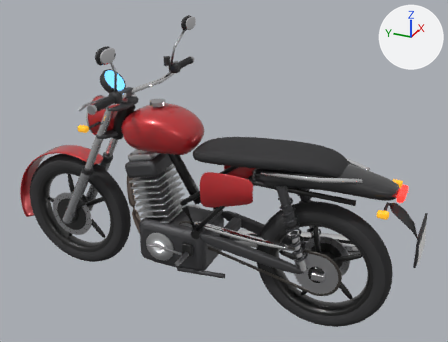
One commit to the glTF model assets/models/opt/cg160.glb: the scene before it, then after it.
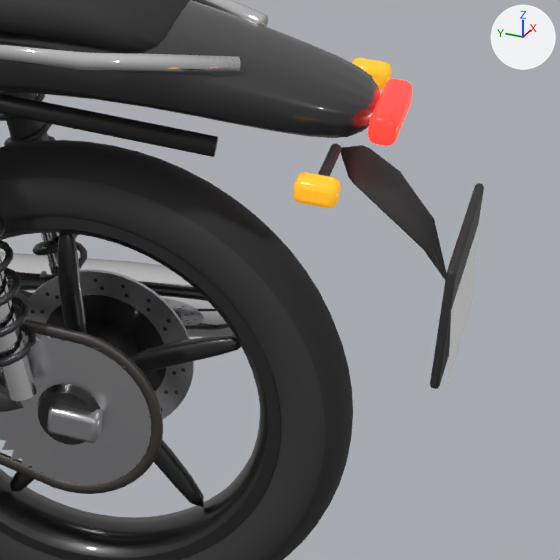
Each version is shown whole from a 50 mm camera at (-2.321, -0.567, 1.844) aimed at (0.058, 0.503, 0.655), then close up on the part from 67% to 100% of the width and 48% to 92% of the height. Every picture has the same lights, and +X, +Y and +Z are marked at upper right. The older version's two pictures come first. Where no turn or scale is listed for an object, it has been applied to the vertices. Vertices at exactly the same position are counted once.

Names of what the first close-up shows: 'body', 'swingarm', 'wheel_rear'.
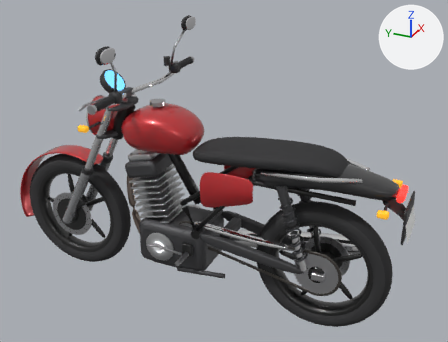
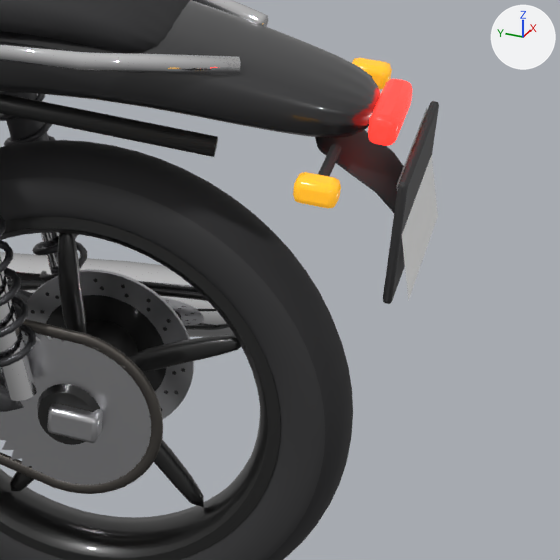
What differs and where, as boxes [x1, y1, x2, y2] in the close-ups (560 x 560 px; the box of a moved part takes in the faces that stretch with it):
'body', reshaped
    before: [0, 0, 484, 401]
    after: [0, 0, 439, 401]
part 1 of me_mesh_0, moved or reshaped
    before: [430, 183, 484, 389]
    after: [383, 101, 439, 304]
part 2 of me_mesh_0, moved or reshaped
    before: [340, 145, 478, 383]
    after: [315, 108, 438, 301]

Patch to the scene script:
```diff
--- a/assets/models/opt/cg160.glb.py
+++ b/assets/models/opt/cg160.glb.py
@@ me_mesh_0 @@
 # used by ob_body; location = (0.0, 0.0, 0.0)
-me_mesh_0.from_pydata(...)  # 8000 vertices, 15758 faces; spans x -0.24..0.24, y -0.412..1.075, z 0.143..0.969
+me_mesh_0.from_pydata(...)  # 8000 vertices, 15758 faces; spans x -0.24..0.24, y -0.36..1.075, z 0.143..0.969
+# me_mesh_0 part 1: the loose piece of 56 vertices spanning x -0.108..0.108, y -0.404..-0.394, z 0.468..0.613 is moved by (0.0, 0.06, 0.09)
+# me_mesh_0 part 2: 106 of 8000 vertices moved; they spanned x -0.1..0.1, y -0.412..-0.256, z 0.473..0.676 and now span x -0.1..0.1, y -0.36..-0.225, z 0.564..0.698; mean shift (0.0, 0.051, 0.07); largest move (0.005, -0.395, 0.503) -> (-0.044, -0.246, 0.691)
 me_mesh_0.materials.append(mat_frame)
```
